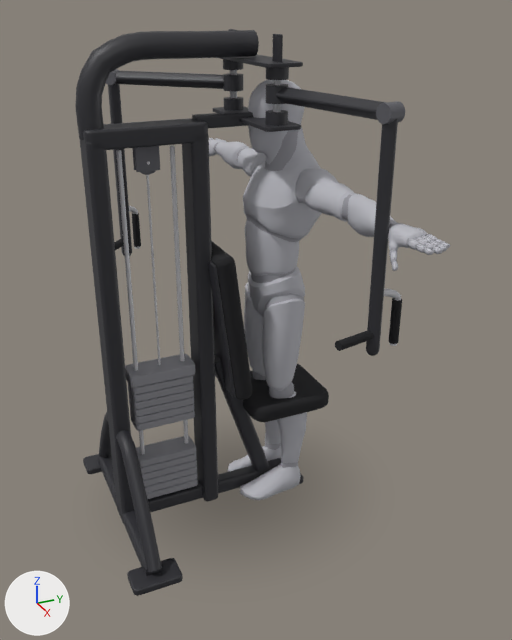
An edit to the glTF model app/src/main/assets/mannequins/1_arm_reverse_pec_deck.glb, drawn before and after from the same camera.
Before and after are seen from a 50 mm camera at (2.54, -1.24, 2.11) aimed at (0.09, -0.13, 0.89). The axes (+X, +Y, +Z) are drawn at lower left. The lights are the same throughout. The first picture is the older version. Where no turn or scale is listed for an object, it has been applied to the vertices.

Names of what the first picture shows: 'body', 'body_1', 'pec_deck_0', 'pec_deck_11', 'pec_deck_12', 'pec_deck_13', 'pec_deck_14', 'pec_deck_39', 'pec_deck_40', 'pec_deck_41', 'pec_deck_42', 'pec_deck_45', 'pec_deck_55', 'pec_deck_56', 'pec_deck_57', 'pec_deck_58', 'pec_deck_59', 'pec_deck_60', 'pec_deck_61', 'pec_deck_8', 'pec_deck_back' and 38 more.
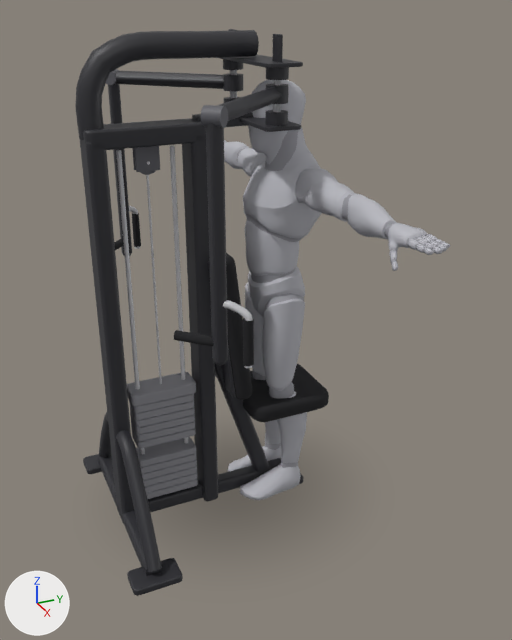
Boxes (x1, y1, x2, y2) around the edits, measured in the pictures (512 x 640 px):
'pec_deck_56', moved, turned: before (366, 118, 398, 353); after (206, 123, 228, 363)
'pec_deck_45', moved: before (125, 354, 195, 388); after (127, 372, 196, 406)
'pec_deck_55', moved, turned: before (276, 87, 387, 120); after (217, 87, 282, 121)
'pec_deck_57', moved, turned: before (376, 101, 405, 124); after (201, 105, 228, 128)
'pec_deck_60', moved: before (389, 298, 402, 344); after (243, 318, 254, 366)
'pec_deck_42', moved: before (129, 389, 194, 409); after (130, 407, 195, 427)
'pec_deck_41', moved: before (129, 396, 194, 416); after (131, 414, 195, 435)
'pec_deck_40', moved: before (130, 404, 195, 424); after (131, 421, 195, 441)
'pec_deck_39', moved: before (130, 411, 195, 431); after (132, 428, 196, 448)
'pec_deck_61', moved, turned: before (335, 330, 374, 351); after (174, 330, 214, 347)
'pec_deck_59', moved, turned: before (384, 288, 401, 346); after (223, 300, 253, 368)
'pec_deck_58', moved: before (367, 352, 378, 356); after (214, 361, 226, 365)
'pec_deck_2', unchanged, covered by the edit: (208, 261, 236, 398) in both

Edits to the bpy script that builds the scene:
```text
Change ob_pec_deck_39:
    ob_pec_deck_39.location: (0.0, 0.0, 0.475) -> (0.0, 0.0, 0.387)
Change ob_pec_deck_40:
    ob_pec_deck_40.location: (0.0, 0.0, 0.51) -> (0.0, 0.0, 0.422)
Change ob_pec_deck_41:
    ob_pec_deck_41.location: (0.0, 0.0, 0.545) -> (0.0, 0.0, 0.457)
Change ob_pec_deck_42:
    ob_pec_deck_42.location: (0.0, 0.0, 0.58) -> (0.0, 0.0, 0.492)
Change ob_pec_deck_45:
    ob_pec_deck_45.location: (0.0, -0.53, 0.694) -> (0.0, -0.53, 0.606)
Change ob_pec_deck_55:
    ob_pec_deck_55.location: (-0.469, 0.0443, 1.8) -> (-0.396, 0.293, 1.8)
    ob_pec_deck_55.rotation_euler: (-1.571, -0.785, 1.775) -> (-1.571, -0.785, 0.791)  # degrees (-90, -45, 102) -> degrees (-90, -45, 45)
Change ob_pec_deck_56:
    ob_pec_deck_56.location: (-0.739, -0.0113, 1.41) -> (-0.591, 0.487, 1.41)
    ob_pec_deck_56.rotation_euler: (0.0, -3.142, 0.989) -> (0.0, -3.142, 0.0056)  # degrees (0, -180, 57) -> degrees (0, -180, 0.3)
Change ob_pec_deck_57:
    ob_pec_deck_57.location: (-0.739, -0.0113, 1.8) -> (-0.591, 0.487, 1.8)
    ob_pec_deck_57.rotation_euler: (1.571, -0.785, 0.204) -> (1.571, -0.785, -0.78)  # degrees (90, -45, 12) -> degrees (90, -45, -45)
Change ob_pec_deck_58:
    ob_pec_deck_58.location: (-0.739, -0.0113, 1.02) -> (-0.591, 0.487, 1.02)
Change ob_pec_deck_59:
    ob_pec_deck_59.location: (-0.00658, 0.212, 0.0) -> (0.000553, 0.00112, 0.0)
    ob_pec_deck_59.rotation_euler: (0.0, 0.0, 0.989) -> (0.0, 0.0, 0.0056)  # degrees (0, 0, 57) -> degrees (0, 0, 0.3)
Change ob_pec_deck_60:
    ob_pec_deck_60.location: (-0.718, -0.109, 1.1) -> (-0.661, 0.416, 1.1)
Change ob_pec_deck_61:
    ob_pec_deck_61.location: (-0.755, 0.067, 1.08) -> (-0.535, 0.544, 1.08)
    ob_pec_deck_61.rotation_euler: (-1.571, 0.785, 0.204) -> (-1.571, 0.785, -0.78)  # degrees (-90, 45, 12) -> degrees (-90, 45, -45)
```
